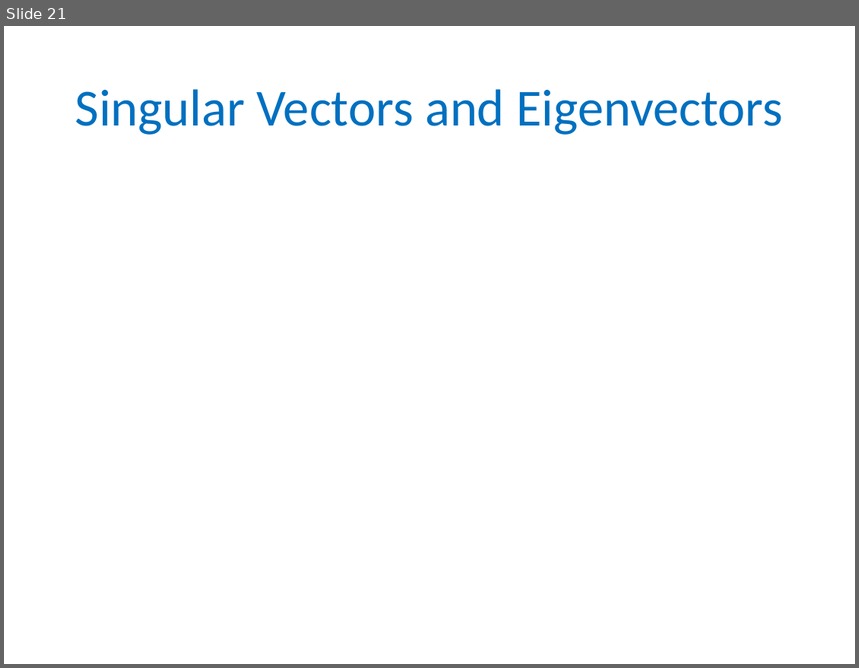
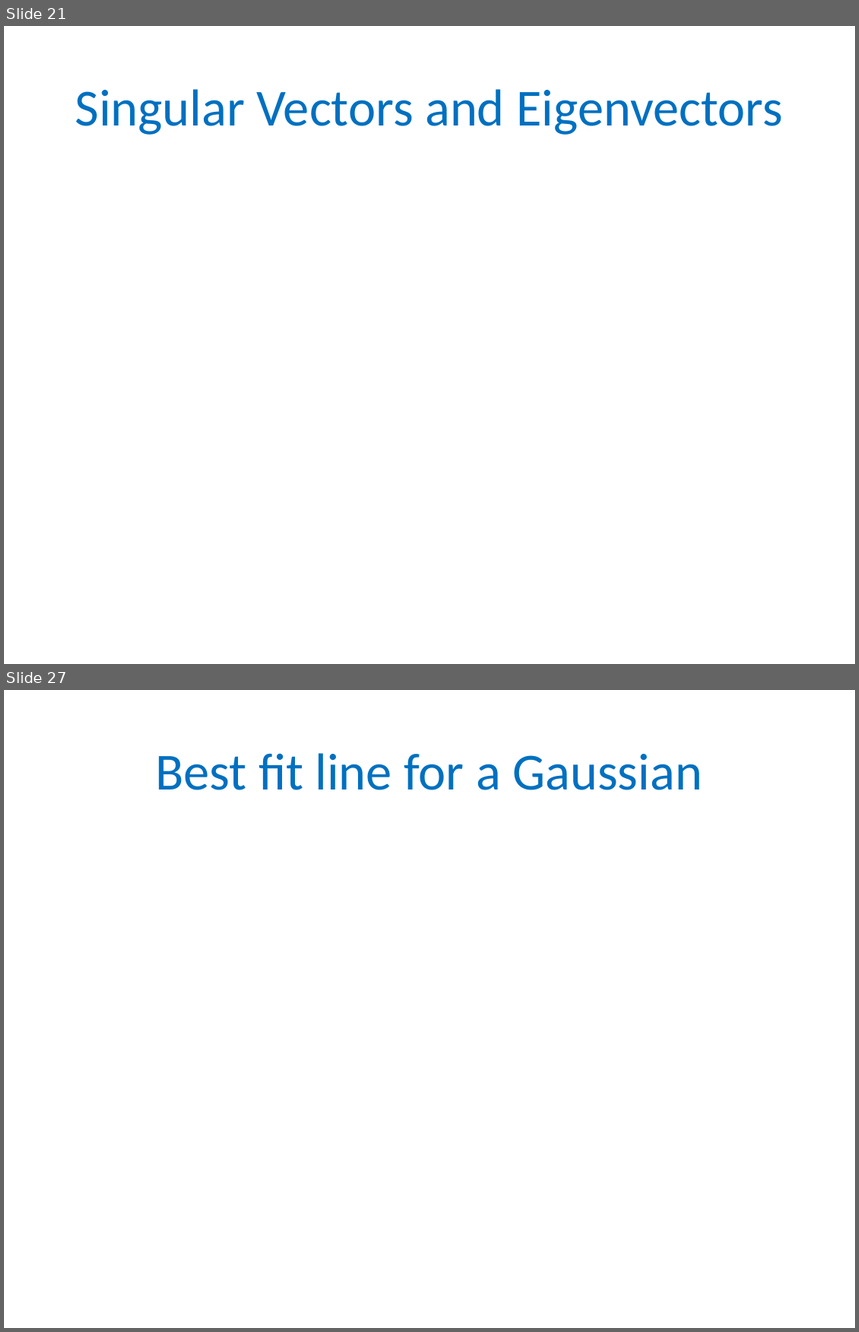
Before and after one commit to gyaroslavtsev/gyaroslavtsev.github.io, a slide deck: b609/lec04.pptx. Shown one above the other, each under a label of ours: slide 21 before the commit, slides 21 and 27 after it; the slides between them are not shown. The pictures are 859x668 and 859x1332 pixels, drawn with LibreOffice and Linux fonts; fonts in the diff are those of the drawing; grey boxes stand for pictures. Boxes give left, top, right and bottom in pixels: in the first picture for what was removed or moved away, otherwise in the second. Text is boxed around its words. In the diff, an @@ line names an element or a change of style, - is before the commit and + after.

```diff
--- a/b609/lec04.pptx
+++ b/b609/lec04.pptx
@@ slide 27 added at [4,690,855,1328], background #FFFFFF @@
@@ title added at [156,753,702,790], 44 pt, text #0070C0 @@
+Best fit line for a Gaussian
```
Also in this commit, not shown: 6 other slides added, 6 other files.
